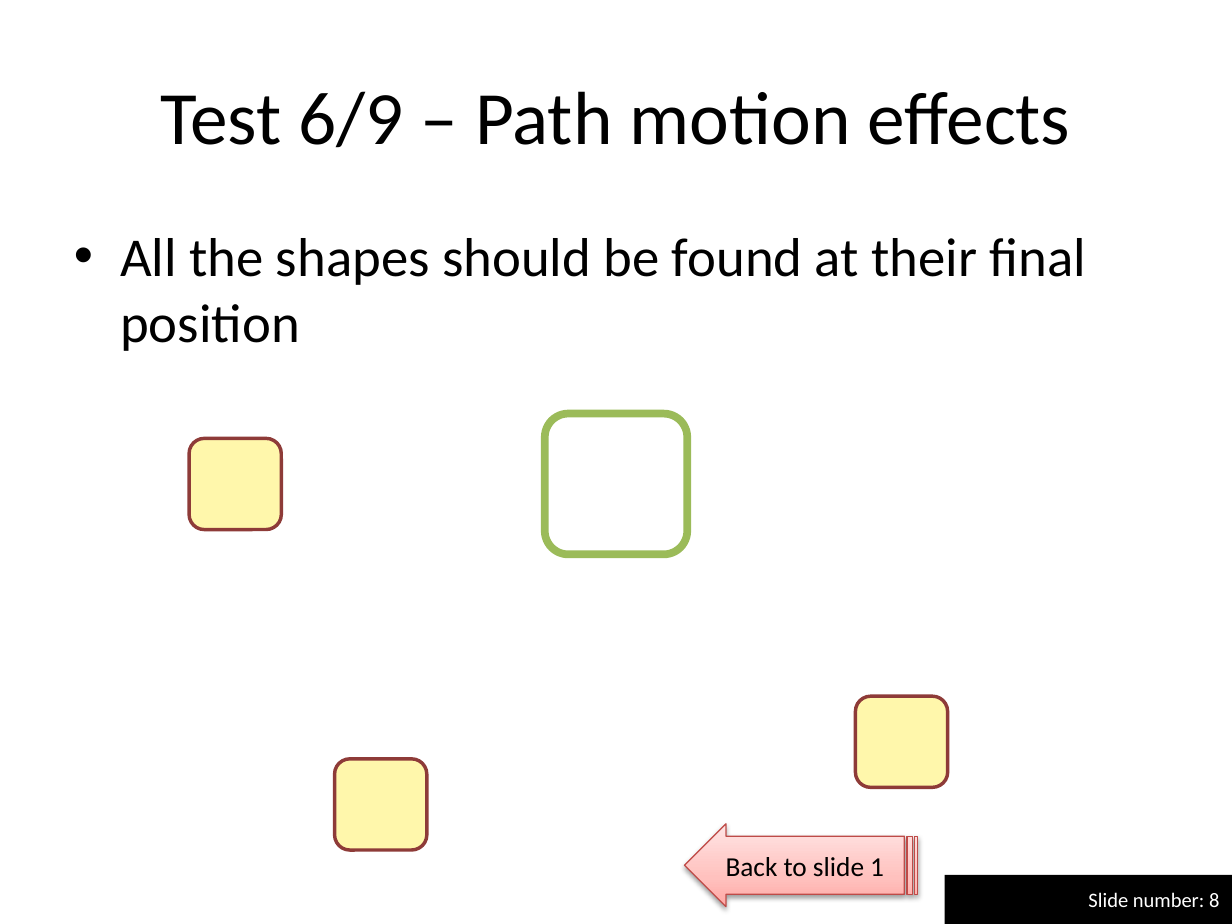
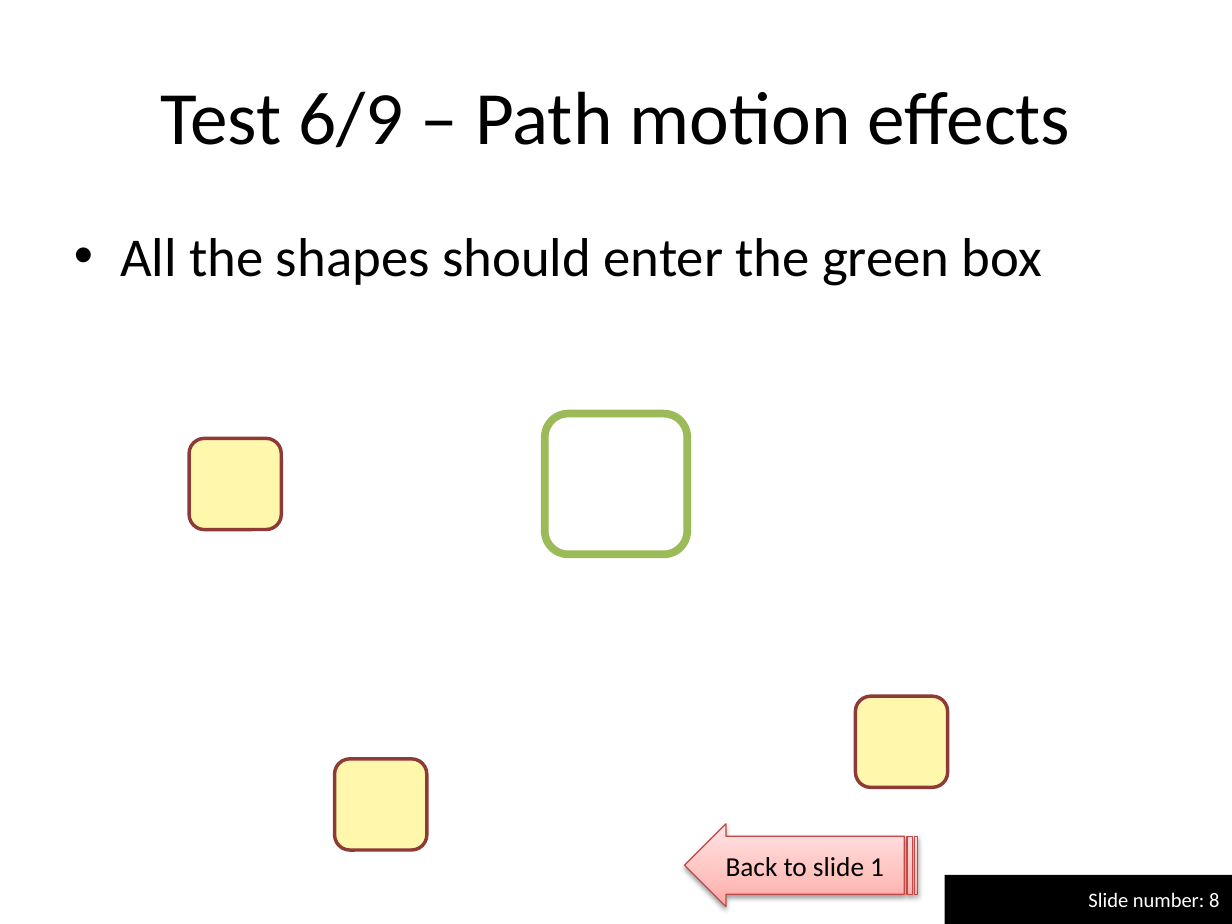
Before and after one commit to maxonthegit/PPspliT, a slide deck: slide 8 of src/PPT12+/PPspliT.pptm. Drawn at 1232x924 pixels with LibreOffice and Linux fonts; fonts in the diff are those of the drawing. Boxes give left, top, right and bottom in pixels: in the first picture for what was removed or moved away, otherwise in the second. Text is boxed around its words. In the diff, an @@ line names an element or a change of style, - is before the commit and + after.

```diff
--- a/src/PPT12+/PPspliT.pptm
+++ b/src/PPT12+/PPspliT.pptm
@@ text at box(120, 238, 1042, 286): text changed @@
-• All the shapes should be found at their final position
+• All the shapes should enter the green box
```
Also in this commit, not shown: 1 other slide changed, 1 other file.
